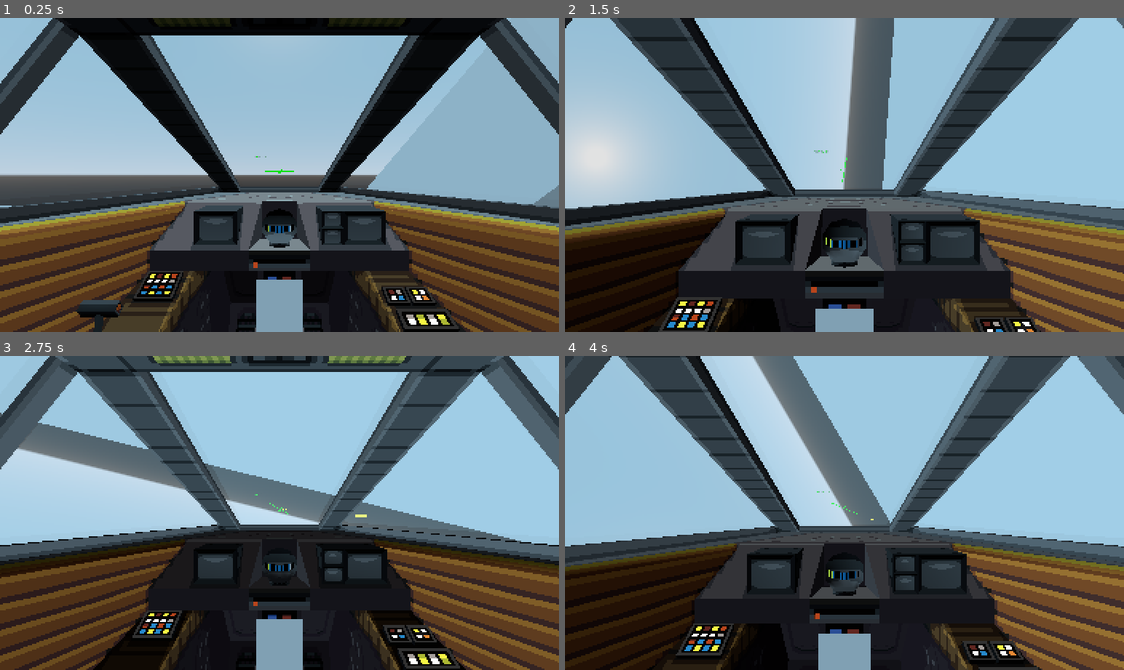
Above: before the commit, frames 1-4 (two rows, left to right).
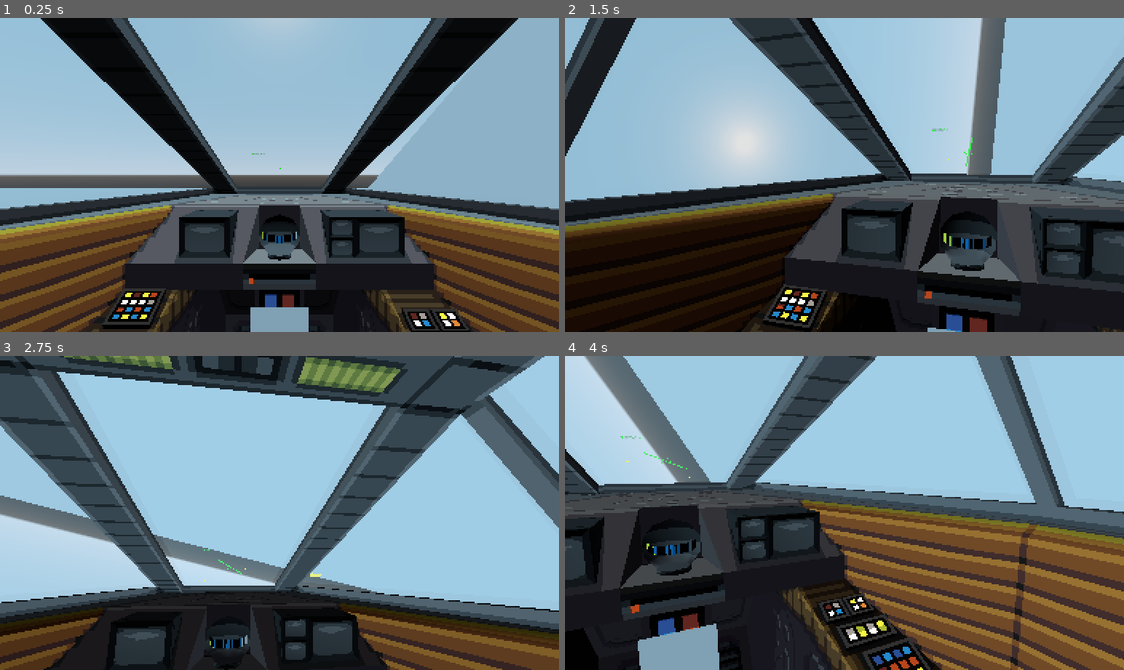
Above: after the commit, the same moments.

Repository: 8bitprodigy/StarRaid
Game: Godot game, scene res://scenes/Game.tscn
The game is run twice, just before and just after one commit, with the same random seed, the same clock (stepped at 60 frames per second) and the same inputs.
Inputs (mouse positions are in pixels of both pictures, inside the frame that each line leads up to):
- Up to frame 1 (0.25 s): no input
- Up to frame 2 (1.5 s): move the mouse to (967, 159) at 0.52 s; hold D (roll_right) 0.53-1.28 s; hold Space (fire) 0.53-1.28 s; click (967, 159) at 0.67 s; right-click (967, 159) at 0.8 s; move the mouse to (732, 190) at 1.27 s; hold Ctrl (speed_down) from 1.28 s (still down); right-click (732, 190) at 1.35 s; click (732, 190) at 1.42 s
- Up to frame 3 (2.75 s): tap Space (fire) at 1.55 s; move the mouse to (335, 443) at 2.02 s; release Ctrl (speed_down) at 2.03 s; hold D (roll_right) from 2.03 s (still down); hold Space (fire) from 2.03 s (still down); click (335, 443) at 2.17 s; right-click (335, 443) at 2.3 s
- Up to frame 4 (4 s): move the mouse to (816, 575) at 2.77 s; release D (roll_right) at 2.78 s; release Space (fire) at 2.78 s; hold Shift (speed_up) 2.78-3.53 s; right-click (816, 575) at 2.85 s; click (816, 575) at 2.92 s; tap Space (fire) at 3.05 s; move the mouse to (1012, 560) at 3.52 s; hold A (roll_left) from 3.53 s (still down); hold Space (fire) from 3.53 s (still down); click (1012, 560) at 3.67 s; right-click (1012, 560) at 3.8 s

The runs differ from the first frame. In frame 1, 39% of the frame differs, in the area x 0-100%, y 0-100%; in frame 2, 60%; in frame 3, 66%; in frame 4, 68%.

Commit message:
Freelook and code improvement

Diff:
--- a/project.godot
+++ b/project.godot
@@ -109,6 +109,11 @@
 "events": [ Object(InputEventKey,"resource_local_to_scene":false,"resource_name":"","device":0,"alt":false,"shift":false,"control":false,"meta":false,"command":false,"pressed":false,"scancode":81,"unicode":0,"echo":false,"script":null)
  ]
 }
+zoom={
+"deadzone": 0.5,
+"events": [ Object(InputEventMouseButton,"resource_local_to_scene":false,"resource_name":"","device":0,"alt":false,"shift":false,"control":false,"meta":false,"command":false,"button_mask":0,"position":Vector2( 0, 0 ),"global_position":Vector2( 0, 0 ),"factor":1.0,"button_index":2,"pressed":false,"doubleclick":false,"script":null)
+ ]
+}
 
 [rendering]
 
--- a/scenes/Cockpit.tscn
+++ b/scenes/Cockpit.tscn
@@ -8,9 +8,10 @@
 [ext_resource path="res://graphics/cockpit/sprites/joystick.png" type="Texture" id=6]
 [ext_resource path="res://graphics/cockpit/throttle.mesh" type="ArrayMesh" id=7]
 [ext_resource path="res://graphics/cockpit/windscreen.mesh" type="ArrayMesh" id=8]
-[ext_resource path="res://scenes/HUDViewport.tscn" type="PackedScene" id=9]
-[ext_resource path="res://audio/cockpit.ogg" type="AudioStream" id=10]
-[ext_resource path="res://audio/gatling_fire_high_rate.ogg" type="AudioStream" id=11]
+[ext_resource path="res://scripts/Camera.gd" type="Script" id=9]
+[ext_resource path="res://scenes/HUDViewport.tscn" type="PackedScene" id=10]
+[ext_resource path="res://audio/cockpit.ogg" type="AudioStream" id=11]
+[ext_resource path="res://audio/gatling_fire_high_rate.ogg" type="AudioStream" id=12]
 
 [sub_resource type="SpatialMaterial" id=1]
 flags_transparent = true
@@ -85,15 +86,17 @@
 material/0 = null
 
 [node name="yaw" type="Spatial" parent="cockpit"]
+transform = Transform( 1, 0, 0, 0, 1, 0, 0, 0, 1, 0, 0.15, 0.5 )
 
 [node name="Camera" type="Camera" parent="cockpit/yaw"]
-transform = Transform( 1, 0, 0, 0, 1, 0, 0, 0, 1, 0, 0.15, 0.7 )
 keep_aspect = 0
 current = true
 fov = 90.0
 near = 0.1
+far = 1000.0
+script = ExtResource( 9 )
 
-[node name="HUD" parent="cockpit" instance=ExtResource( 9 )]
+[node name="HUD" parent="cockpit" instance=ExtResource( 10 )]
 
 [node name="TargetingMesh" type="MeshInstance" parent="cockpit"]
 transform = Transform( 1, 0, 0, 0, 1, 0, 0, 0, 1, 0, 0.173177, -0.93669 )
--- a/scripts/Bullet.gd
+++ b/scripts/Bullet.gd
@@ -24,4 +24,6 @@
 			velocity = velocity.bounce(collision.normal) / 2
 			# update rotation
 			# look_at(velocity, Vector3(0, 1, 0)) TODO: make this work
+		else:
+			queue_free()
 		print("Bullet traveled")
--- /dev/null
+++ b/scripts/Camera.gd
@@ -0,0 +1,25 @@
+extends Camera
+
+const SENSITIVITY = 0.25
+const ZOOM_FOV = 35
+onready var DEFAULT_FOV = fov
+var yaw = 0
+var pitch = 0
+
+func _ready():
+	set_process(true)
+	Input.set_mouse_mode(Input.MOUSE_MODE_CAPTURED)
+
+func _process(delta):
+	if Input.is_action_pressed("zoom"): # right mouse = zoom in
+		fov = lerp(fov, ZOOM_FOV, delta * 10)
+	else:
+		if fov != DEFAULT_FOV:
+			fov = lerp(fov, DEFAULT_FOV, delta * 10)
+
+func _input(event):
+	if event is InputEventMouseMotion:
+		yaw = max(min(yaw - event.relative.x * SENSITIVITY, 80), -80)
+		pitch = max(min(pitch - event.relative.y * SENSITIVITY, 85), -85)
+		$"..".set_rotation(Vector3(0, deg2rad(yaw), 0))
+		set_rotation(Vector3(deg2rad(pitch), 0, 0))
--- a/scripts/Player.gd
+++ b/scripts/Player.gd
@@ -18,6 +18,9 @@
 	set_process(true)
 
 func _process(delta):
+	if Input.is_key_pressed(KEY_ESCAPE):
+		get_tree().quit() # temporary solution
+
 	if Input.is_action_pressed("speed_up"):
 		#speed += 1
 		set_throttle(speed + 1)
@@ -37,12 +40,7 @@
 	if Input.is_action_pressed("yaw_left"):
 		rotate_object_local(Vector3(0,1,0), yaw_add * delta)
 
-	# Volume of engine based on throttle TODO
-#	var amt = ENGINE_VOLUME / max(speed / MAX_SPEED, .05)
-#	$CockpitAudio.volume_db = amt
-
 	# Move
-
 	translate_object_local(Vector3(0, 0, -speed * delta))
 
 	if Input.is_action_pressed("fire"):
@@ -58,7 +56,7 @@
 			bullet.translation = to_global(target)
 			bullet.rotation = rotation
 			$"..".add_child(bullet)
-			bullet.velocity = Vector3(0, 0, -speed * delta) - bullet.global_transform.basis.z;
+			bullet.velocity = -bullet.global_transform.basis.z;
 
 			fire_delay = 0.05 # in seconds
 		else:
@@ -70,12 +68,6 @@
 		if $GunfireAudio.playing:
 			$GunfireAudio.stop()
 
-	if Input.is_mouse_button_pressed(BUTTON_RIGHT): # right mouse = zoom in
-		$cockpit/yaw/Camera.fov = lerp($cockpit/yaw/Camera.fov, 35, delta * 10)
-	else:
-		if $cockpit/yaw/Camera.fov != 90:
-			$cockpit/yaw/Camera.fov = lerp($cockpit/yaw/Camera.fov, 90, delta * 10)
-
 	# Update HUD
 	$"cockpit/HUD/GUI/Speed".text = str(speed) + "m/s"
 
@@ -83,3 +75,6 @@
 	if val <= 100 and val >= 0:
 		speed = val
 		$cockpit/throttle.rotation_degrees.x = 60.0 + (-10.0 - 60.0) * (val / 100.0)
+		# Volume of engine based on throttle TODO
+		# var amt = ENGINE_VOLUME / max(speed / MAX_SPEED, .05)
+		# $CockpitAudio.volume_db = amt
Not shown: 2 places in scenes/Cockpit.tscn that only renumber resources
